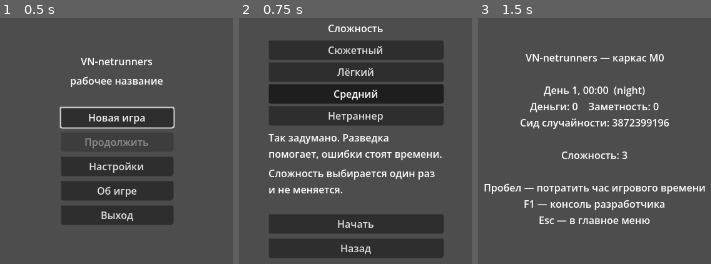
Above: before the commit, frames 1-3 (left to right).
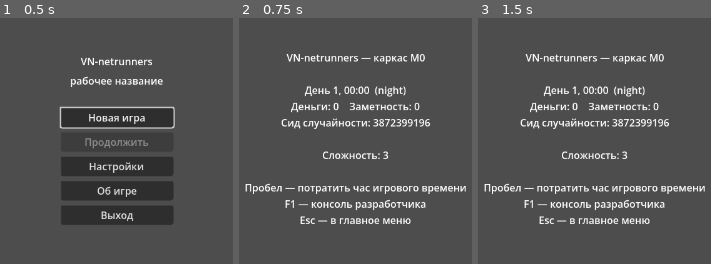
Above: after the commit, the same moments.

Repository: Destroyko/VN_Netrunners
Game: Godot game, scene res://src/ui/main_menu.tscn
Same seed, same stepped clock (60 frames per second), same inputs: the game is played once before the commit and once after it.
Inputs (mouse positions are in pixels of both pictures, inside the frame that each line leads up to):
- Up to frame 1 (0.5 s): no input
- Up to frame 2 (0.75 s): click "Новая игра" at 0.5 s
- Up to frame 3 (1.5 s): click (594, 222) at 1.25 s, where only the run before the commit has a clickable "Начать"

Frame 1 is identical in both runs. In frame 2, 41% of the frame differs, in the area x 2-98%, y 2-98%; in frame 3, nothing differs.

Commit message:
Отключены глобальные уровни сложности до полной игры
Новая игра из главного меню начинается сразу, без экрана выбора сложности.
Экран new_game и поле GameState.difficulty оставлены заготовкой: они вернутся
вместе с уровнями. В difficulty.md добавлена пометка «отложено».

Co-Authored-By: Claude Sonnet 5.5 <noreply@anthropic.com>

Diff:
--- a/src/ui/main_menu.gd
+++ b/src/ui/main_menu.gd
@@ -23,8 +23,12 @@
 	$Rows/NewGame.grab_focus()
 
 
+## Глобальных уровней сложности пока нет (docs/gameplay/difficulty.md): новая игра начинается сразу.
+## Экран выбора (Screens.NEW_GAME) лежит нетронутым и вернётся вместе с уровнями.
 func _on_new_game() -> void:
-	get_tree().change_scene_to_file(Screens.NEW_GAME)
+	GameState.reset()
+	Rng.randomize_seed()
+	get_tree().change_scene_to_file(Screens.DESKTOP)
 
 
 func _on_settings() -> void:
--- a/src/ui/new_game.gd
+++ b/src/ui/new_game.gd
@@ -1,5 +1,6 @@
 extends Control
-## Экран новой игры: выбор сложности.
+## Экран новой игры: выбор сложности. **Пока не используется** (решено 15.11.2026): глобальных
+## уровней нет, главное меню начинает игру сразу. Экран и его тесты живы — вернётся с уровнями.
 ##
 ## Сложность фиксируется при старте и не меняется (docs/gameplay/difficulty.md), поэтому
 ## это единственное место, где её выбирают по-человечески. В отладочной консоли она
--- a/src/ui/screens.gd
+++ b/src/ui/screens.gd
@@ -4,6 +4,7 @@
 ## и при переименовании файла ломается навигация.
 
 const MAIN_MENU: String = "res://src/ui/main_menu.tscn"
+## Выбор сложности; из меню сейчас не открывается (см. new_game.gd).
 const NEW_GAME: String = "res://src/ui/new_game.tscn"
 const SETTINGS: String = "res://src/ui/settings_screen.tscn"
 const ABOUT: String = "res://src/ui/about.tscn"
Not shown, changed: docs/gameplay/difficulty.md
